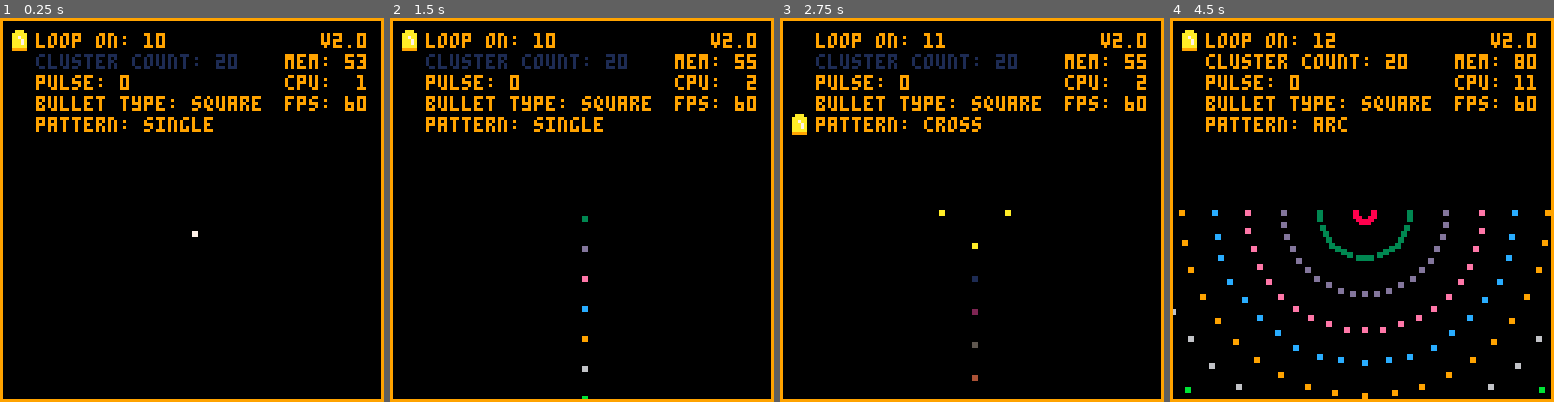
Above: before the commit, frames 1-4 (left to right).
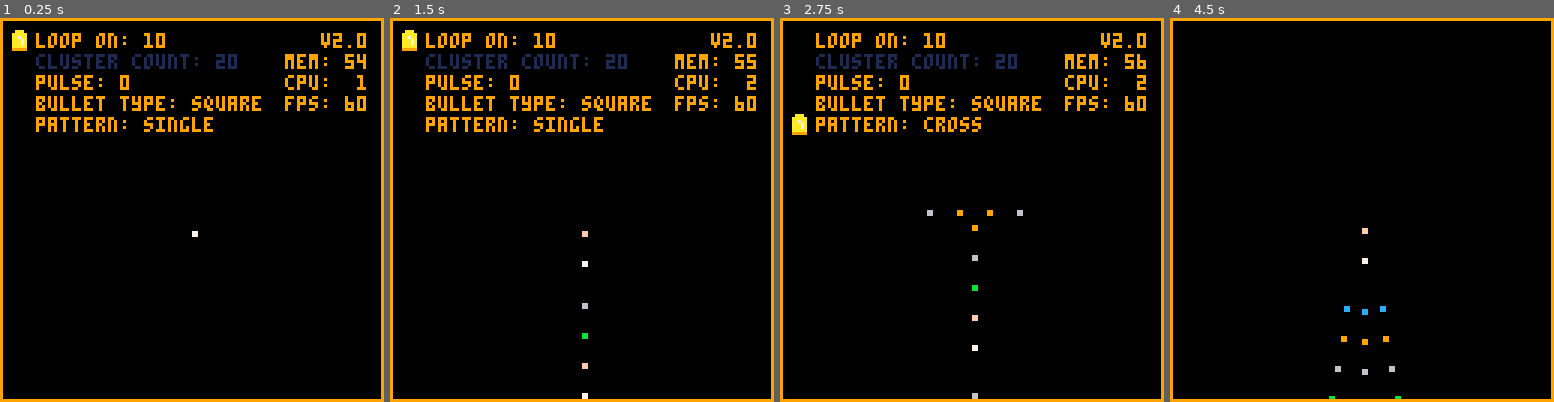
Above: after the commit, the same moments.

Repository: rustybailey/bullet_pattern_tester
Game: PICO-8 cartridge bullet_pattern_tester.p8
Same seed, same stepped clock (60 frames per second), same inputs: the game is played once before the commit and once after it.
Inputs:
- Up to frame 1 (0.25 s): no input
- Up to frame 2 (1.5 s): tap X (X key) at 0.33, 1.07 s; tap O (Z key) at 0.7 s
- Up to frame 3 (2.75 s): hold Right 1.6-2.1 s; tap O (Z key) at 1.7, 2.1, 2.5 s; tap X (X key) at 1.85 s; hold Up 2.15-2.42 s; hold Right from 2.47 s (still down)
- Up to frame 4 (4.5 s): tap O (Z key) every 0.4 s from 2.9 to 4.1 s; tap X (X key) at 2.97, 4.08 s; release Right at 3.03 s; hold Left 3.08-3.58 s; hold Down 3.63-3.97 s; hold Right from 4.02 s (still down)

The runs differ from the first frame. In frame 1, less than 0.1% of the frame differs, in the area x 92-95%, y 9-14%; in frame 2, 0.3%; in frame 3, 0.5%; in frame 4, 7.7%, in the area x 0-100%, y 3-100%.

Commit message:
Show/hide ui, reset menu values.

Diff:
--- a/bullet_pattern_tester.p8
+++ b/bullet_pattern_tester.p8
@@ -294,10 +294,18 @@
   colors_dark_to_light = {1,2,5,4,8,3,13,14,12,9,6,11,15,7,10}
   colors_light_to_dark = {10,7,15,11,6,9,12,14,13,3,8,4,5,2,1}
   current_bullet_type = 1
+  show_ui = true
 end
 
 function _update60()
+  if btnp(4) then
+    show_ui = not show_ui
+  end
+  if btnp(5) then
+    _init()
+  end
   menu:update()
+
 
   counter += 1
   if (counter > max_counter) then
@@ -331,30 +339,32 @@
     bullet:draw()
   end
 
-  -- print stats
-  local max_width = 128
-  local margin = 5
-  local letter_width = 4
-  local letter_height = 7
-  local mem = "mem: " .. flr(stat(0))
-  local cpu_stat = flr(stat(1) * 100)
-  if cpu_stat < 10 then
-    cpu_stat = " " .. cpu_stat
-  end
-  local cpu = "cpu: " .. cpu_stat
-  local fps = "fps: " .. stat(7)
-  local stats = { version, mem, cpu, fps }
-
-  for i = 1, #stats do
-    print(
-      stats[i],
-      max_width - (#stats[i] * letter_width) - margin,
-      margin + (letter_height * (i - 1)),
-      text_color
-    )
-  end
-
-  menu:draw()
+  if (show_ui) then
+    -- print stats
+    local max_width = 128
+    local margin = 5
+    local letter_width = 4
+    local letter_height = 7
+    local mem = "mem: " .. flr(stat(0))
+    local cpu_stat = flr(stat(1) * 100)
+    if cpu_stat < 10 then
+      cpu_stat = " " .. cpu_stat
+    end
+    local cpu = "cpu: " .. cpu_stat
+    local fps = "fps: " .. stat(7)
+    local stats = { version, mem, cpu, fps }
+
+    for i = 1, #stats do
+      print(
+        stats[i],
+        max_width - (#stats[i] * letter_width) - margin,
+        margin + (letter_height * (i - 1)),
+        text_color
+      )
+    end
+
+    menu:draw()
+  end
   rect(0, 0, 127, 127, text_color)
 end
 
